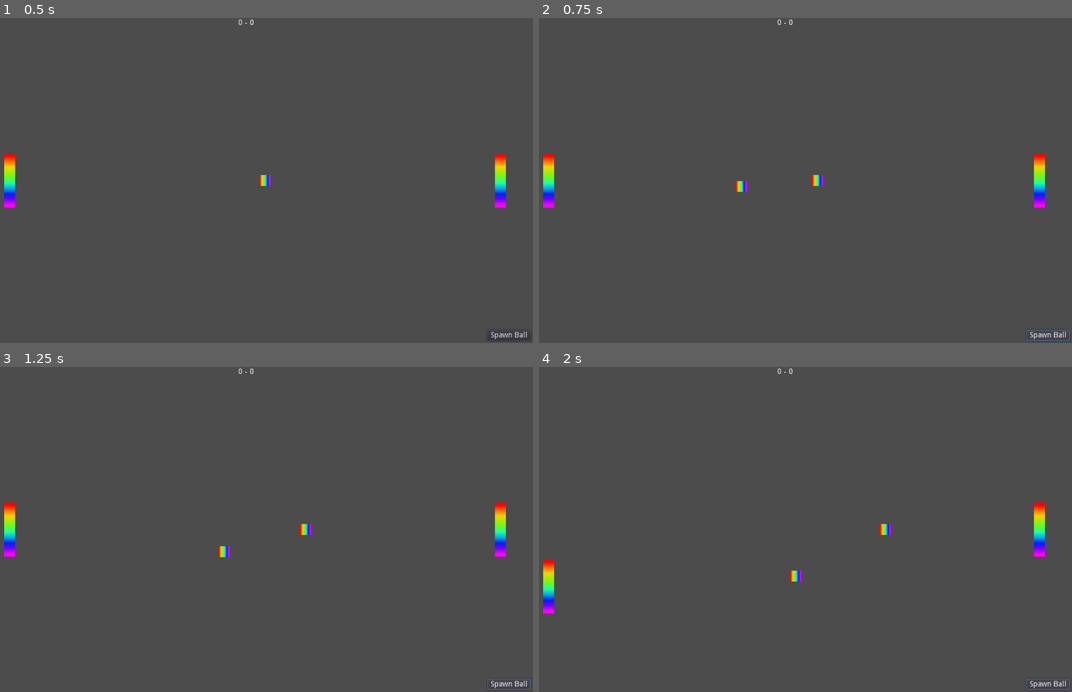
Above: before the commit, frames 1-4 (two rows, left to right).
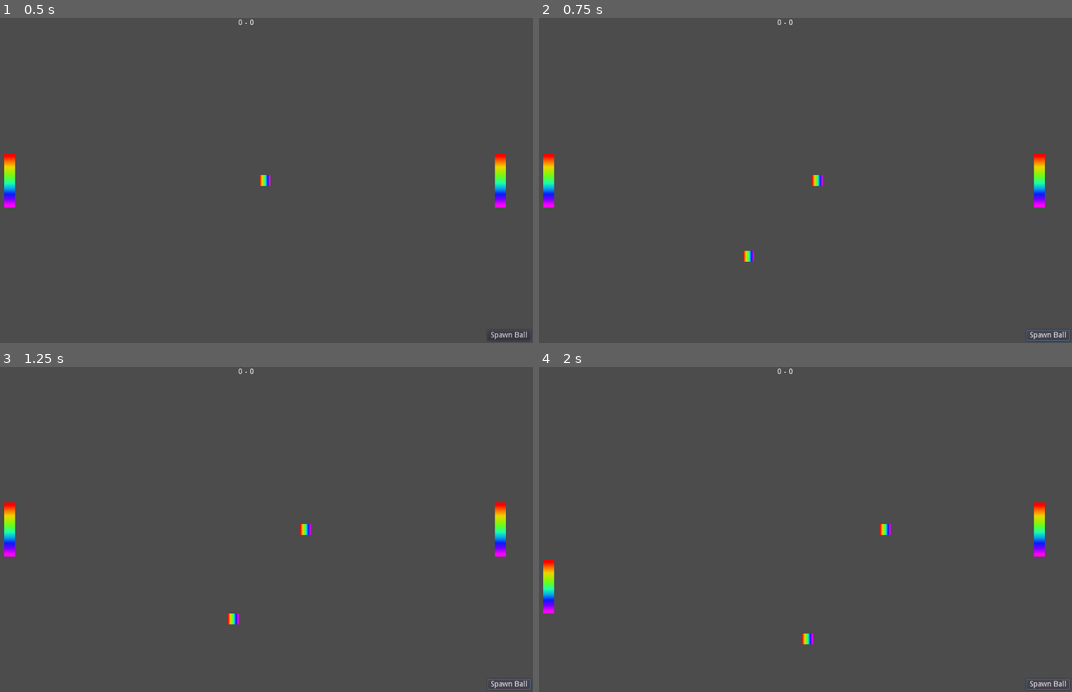
Above: after the commit, the same moments.

Repository: ricekab/godot-pongclone
Game: Godot game, scene res://scenes/game.tscn
The game is run twice, just before and just after one commit, with the same random seed, the same clock (stepped at 60 frames per second) and the same inputs.
Inputs:
- Up to frame 1 (0.5 s): no input
- Up to frame 2 (0.75 s): click "Spawn Ball" at 0.5 s
- Up to frame 3 (1.25 s): no input
- Up to frame 4 (2 s): hold Right (ui_right) from 1.28 s (still down)

Frame 1 is identical in both runs. In frame 2, 0.1% of the frame differs, in the area x 36-41%, y 50-75%; in frame 3, 0.1%; in frame 4, 0.2%, in the area x 47-52%, y 62-86%.

Commit message:
Ball spawning upon scoring now in a deferred call as this is during a physics process.

Diff:
--- a/scenes/game.gd
+++ b/scenes/game.gd
@@ -20,9 +20,11 @@
 func _spawn_new_ball():
 	var new_ball = Paddle.instance()
 	new_ball.set_script(BallScript)
-	new_ball.position = Vector2(400, 300)
-	var rand_x = RNG.randf_range(0.5, 1.0)
-	var rand_y = RNG.randf_range(-1.0, 1.0)
+	var rand_x = RNG.randf_range(300.0, 450.0)
+	var rand_y = RNG.randf_range(100.0, 500.0)
+	new_ball.position = Vector2(rand_x, rand_y)
+	rand_x = RNG.randf_range(0.5, 1.0)
+	rand_y = RNG.randf_range(-1.0, 1.0)
 	var random_vel_normalized = Vector2(rand_x, rand_y).normalized()
 	new_ball.vel = random_vel_normalized * 100.0  # Initial speed
 	new_ball.set_collision_mask(3)  # layer 1 + 2
@@ -33,11 +35,11 @@
 	score_right += 1
 	emit_signal("score_changed", score_left, score_right)
 	body.queue_free()
-	_spawn_new_ball()
+	call_deferred("_spawn_new_ball")
 
 
 func _on_right_score_area_body_entered(body: PhysicsBody2D):
 	score_left += 1
 	emit_signal("score_changed", score_left, score_right)
 	body.queue_free()
-	_spawn_new_ball()
+	call_deferred("_spawn_new_ball")
